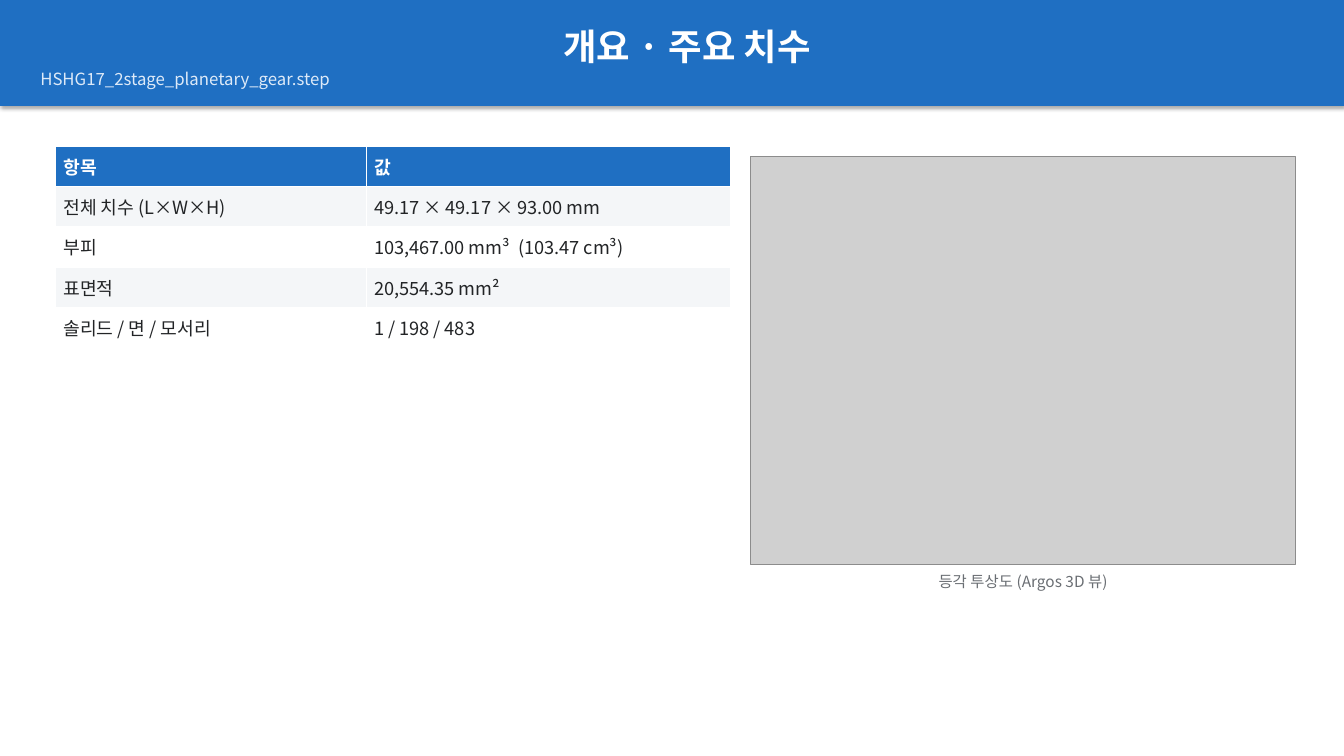
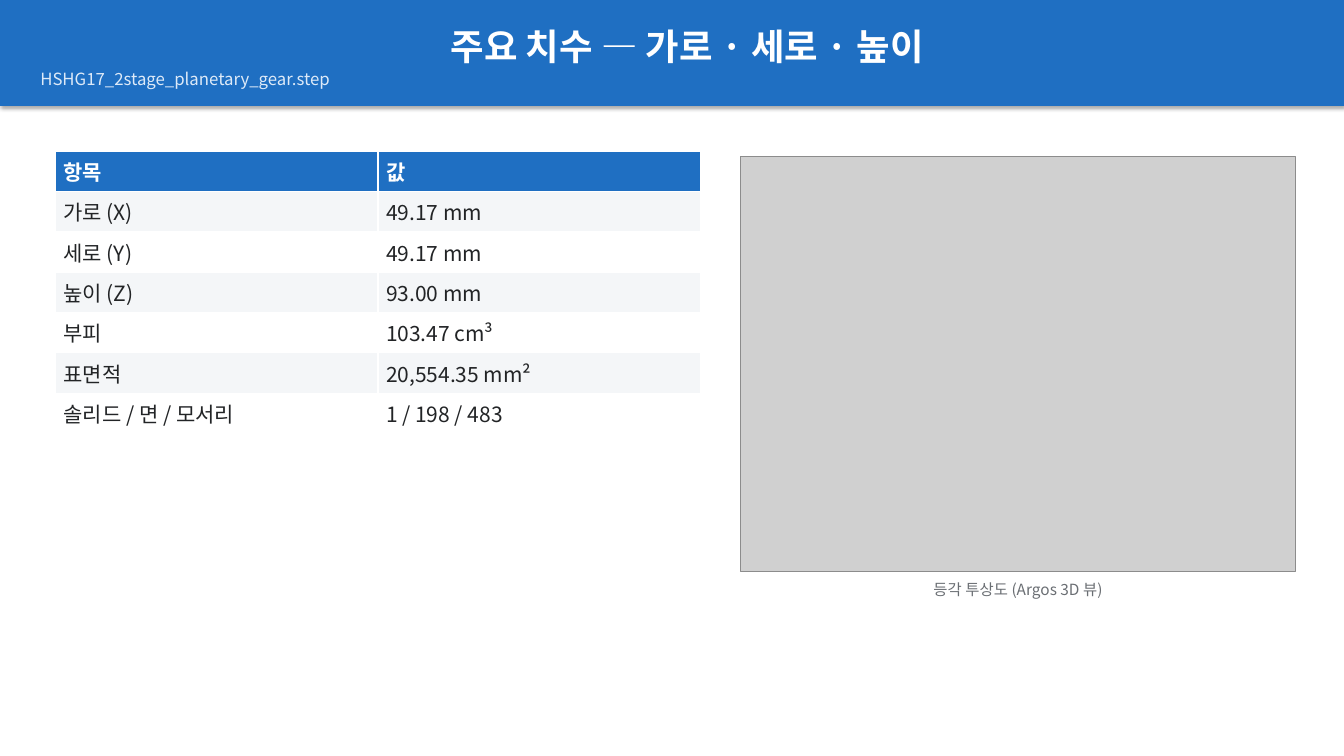
Before and after one commit to Seobuk/Argos, a slide deck: slide 2 of examples/planetary_gear/report/HSHG17_2stage_planetary_gear_report.pptx. Drawn at 1344x756 pixels with LibreOffice and Linux fonts; fonts in the diff are those of the drawing; grey boxes stand for pictures. Boxes give left, top, right and bottom in pixels: in the first picture for what was removed or moved away, otherwise in the second. Text is boxed around its words. In the diff, an @@ line names an element or a change of style, - is before the commit and + after.

Commit message:
feature/step-report: refocus report on size + multi-angle photos
Per request, the default report is now visual/dimensional rather than
robot-dynamics oriented:
- Mass / inertia / URDF slides are OFF by default (add back with --with-mass).
  URDF is only computed/written when --with-mass is given.
- Dimensions stated as 가로(X) · 세로(Y) · 높이(Z); each orthographic view is
  annotated with its in-plane dims using these names (consistent everywhere).
- Standard 삼면도: front / TOP / side + iso. Top replaces the redundant back
  view and shows the footprint — fixes flat parts (a PCB only reads from above).
- New "여러 각도" gallery: 4 isometric corners (turntable). Title slide shows
  the part + size.

Slides: title / dimensions / dimensioned-drawing / multi-angle / diameters.
Planetary-gear example regenerated (7 renders); URDF file dropped from it.

```diff
--- a/examples/planetary_gear/report/HSHG17_2stage_planetary_gear_report.pptx
+++ b/examples/planetary_gear/report/HSHG17_2stage_planetary_gear_report.pptx
@@ text in rectangle at [451,29,924,64]: text changed @@
-개요 · 주요 치수
+주요 치수 — 가로 · 세로 · 높이
@@ table at [55,151,701,434] @@
-row 2: 전체 치수 (L×W×H) | 49.17 × 49.17 × 93.00 mm
-row 3: 부피 | 103,467.00 mm³ (103.47 cm³)
+row 2: 가로 (X) | 49.17 mm
+row 3: 세로 (Y) | 49.17 mm
+row 4: 높이 (Z) | 93.00 mm
+row 5: 부피 | 103.47 cm³
@@ table: place and size @@
-table at [55,146,731,348]
+table at [55,151,701,434]
@@ picture: place and size @@
-picture at [751,156,1296,565]
+picture at [741,156,1296,572]
@@ text "등각 투상도 (Argos 3D 뷰)": place and size @@
-text "등각 투상도 (Argos 3D 뷰)" at [939,574,1107,591]
+text "등각 투상도 (Argos 3D 뷰)" at [933,582,1102,599]
```
Also in this commit, not shown: 2 other slides changed, 2 slides added, 3 slides removed, 12 other files.
